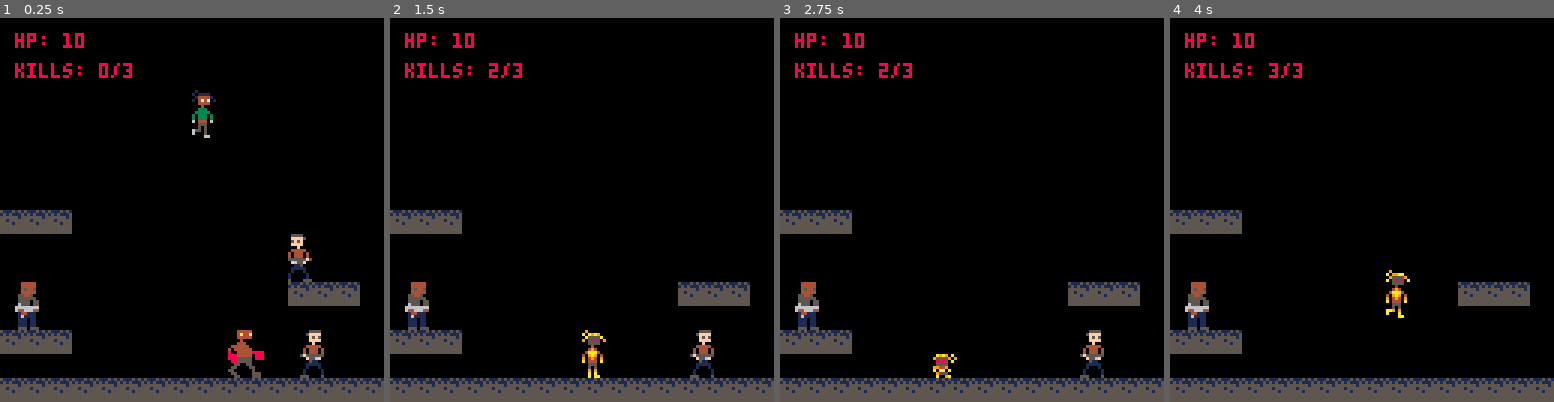
Above: before the commit, frames 1-4 (left to right).
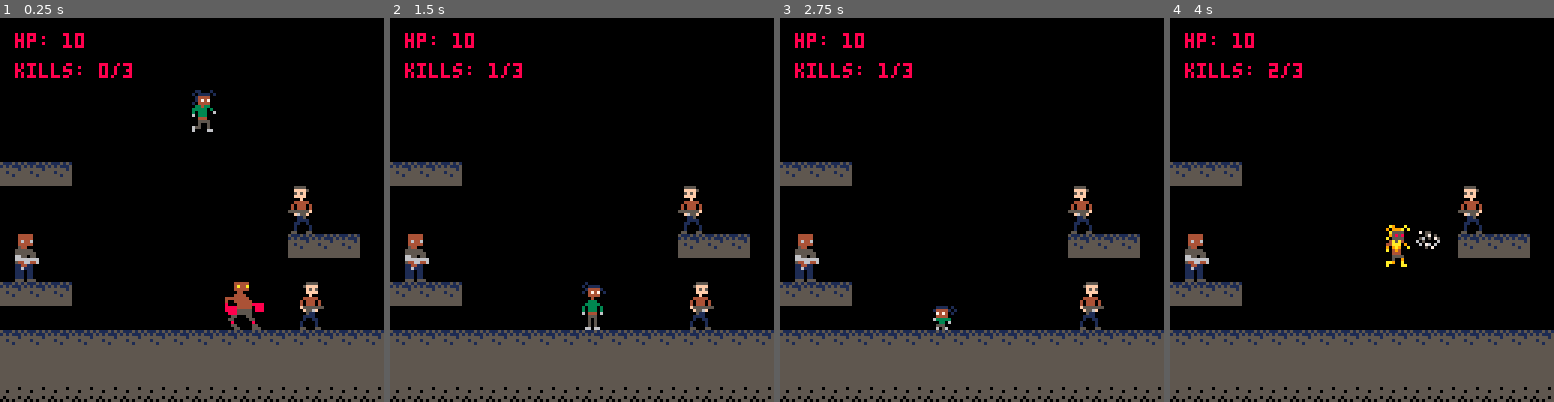
Above: after the commit, the same moments.

Repository: xMunchy/Mirror_Image
Game: PICO-8 cartridge prog.p8
Two runs of this game, one before a commit and one after it. Both use one fixed random seed, a clock stepped at 60 frames per second and the inputs below.
Inputs:
- Up to frame 1 (0.25 s): no input
- Up to frame 2 (1.5 s): tap O (Z key) at 0.33, 0.7, 1.43 s
- Up to frame 3 (2.75 s): hold Left 1.97-2.37 s; tap O (Z key) at 2.22 s; hold Down from 2.42 s (still down)
- Up to frame 4 (4 s): release Down at 2.82 s; hold Right 2.87-3.53 s; tap O (Z key) at 3.1, 3.98 s; hold Up from 3.58 s (still down)

The runs differ from the first frame. In frame 1, 21% of the frame differs, in the area x 0-100%, y 18-100%; in frame 2, 21%; in frame 3, 20%; in frame 4, 21%.

Commit message:
Updated sprites
imported Erica's sprites

Co-Authored-By: Erica Lauren Cherrington <aericalauren@users.noreply.github.com>

Diff:
--- a/prog.p8
+++ b/prog.p8
@@ -58,7 +58,7 @@
  player.crouchw = 8 --size by pixels
  player.crouchh = 8
  player.crouch_speed = 16
- player.jump_s = 4 --sprite
+ player.jump_s = 5 --sprite
  player.jump_w = 1 --sprite size
  player.jump_h = 2
  player.jumpw = 8 --size by pixels
@@ -69,13 +69,13 @@
  player.evil_standw = 8
  player.evil_standh = 16
  player.evil_stand_speed = 32
- player.evil_crouch_s = 49 --sprite
+ player.evil_crouch_s = 33 --sprite
  player.evil_crouch_w = 1 --sprite size
  player.evil_crouch_h = 1
  player.evil_crouchw = 8
  player.evil_crouchh = 8
  player.evil_crouch_speed = 16
- player.evil_jump_s = 34 --sprite
+ player.evil_jump_s = 36 --sprite
  player.evil_jump_w = 1 --sprite size
  player.evil_jump_h = 2
  player.evil_jumpw = 8 --size by pixels
@@ -87,7 +87,7 @@
 
  -- player blasts --
  blast = {}
- blast.s = 5
+ blast.s = 16
  blast.s_w = 1
  blast.s_h = 1
  blast.w = 8 --size by pixels
@@ -115,7 +115,7 @@
  pot_kills += potk
  -- enemies --
  enemy = {} --kind 1 ez, 2 med, 3 hard
- enemy.s = {6,7,8}
+ enemy.s = {7,8,9}
  enemy.s_w = {1,1,2} --sprite size
  enemy.s_h = {2,2,2}
  enemy.w = {7,7,12} --size by pixels
@@ -126,10 +126,10 @@
 function spawn(lvl)
  if lvl==1 then
   --spawn enemies
-  make_enemy(1,96,72,false)
-  make_enemy(2,5,88,true)
-  make_enemy(3,72,104,true)
-  make_enemy(1,100,104,true)
+  make_enemy(1,96,56,false)
+  make_enemy(2,5,72,true)
+  make_enemy(3,72,88,true)
+  make_enemy(1,100,88,true)
  end
 end
 -->8
@@ -674,8 +674,32 @@
 
 
 
+…(24 lines of a section not shown)…
 __gff__
-0000000100000000000000000000000000000000000000000000000000000000000000000000000000000000000000000000000000000000000000000000000000000000000000000000000000000000000000000000000000000000000000000000000000000000000000000000000000000000000000000000000000000000
+0000000100000000000000000000000000000000000000000000000000000000000000000000000000000000000000000000000000000000000000000000000001010101000000000000000000000000010001000000000000000000000000000100000000000000000000000000000000000000000000000000000000000000
 0000000000000000000000000000000000000000000000000000000000000000000000000000000000000000000000000000000000000000000000000000000000000000000000000000000000000000000000000000000000000000000000000000000000000000000000000000000000000000000000000000000000000000
 __map__
 0000000000000000000000000000000000000000000000000000000000000000000000000000000000000000000000000000000000000000000000000000000000000000000000000000000000000000000000000000000000000000000000000000000000000000000000000000000000000000000000000000000000000000
@@ -684,13 +708,13 @@
 0000000000000000000000000000000000000000000000000000000000000000000000000000000000000000000000000000000000000000000000000000000000000000000000000000000000000000000000000000000000000000000000000000000000000000000000000000000000000000000000000000000000000000
 0000000000000000000000000000000000000000000000000000000000000000000000000000000000000000000000000000000000000000000000000000000000000000000000000000000000000000000000000000000000000000000000000000000000000000000000000000000000000000000000000000000000000000
 0000000000000000000000000000000000000000000000000000000000000000000000000000000000000000000000000000000000000000000000000000000000000000000000000000000000000000000000000000000000000000000000000000000000000000000000000000000000000000000000000000000000000000
-0000000000000000000000000000000000000000000000000000000000000000000000000000000000000000000000000000000000000000000000000000000000000000000000000000000000000000000000000000000000000000000000000000000000000000000000000000000000000000000000000000000000000000
-0000000000000000000000000000000000000000000000000000000000000000000000000000000000000000000000000000000000000000000000000000000000000000000000000000000000000000000000000000000000000000000000000000000000000000000000000000000000000000000000000000000000000000
-0303030000000000000000000000000000000000000000000000000000000000000000000000000000000000000000000000000000000000000000000000000000000000000000000000000000000000000000000000000000000000000000000000000000000000000000000000000000000000000000000000000000000000
-0000000000000000000000000000000000000000000000000000000000000000000000000000000000000000000000000000000000000000000000000000000000000000000000000000000000000000000000000000000000000000000000000000000000000000000000000000000000000000000000000000000000000000
-0000000000000000000000000000000000000000000000000000000000000000000000000000000000000000000000000000000000000000000000000000000000000000000000000000000000000000000000000000000000000000000000000000000000000000000000000000000000000000000000000000000000000000
-0000000000000000000000000303030000000000000000000000000000000000000000000000000000000000000000000000000000000000000000000000000000000000000000000000000000000000000000000000000000000000000000000000000000000000000000000000000000000000000000000000000000000000
-0000000000000000000000000000000000000000000000000000000000000000000000000000000000000000000000000000000000000000000000000000000000000000000000000000000000000000000000000000000000000000000000000000000000000000000000000000000000000000000000000000000000000000
-0303030000000000000000000000000000000000000000000000000000000000000000000000000000000000000000000000000000000000000000000000000000000000000000000000000000000000000000000000000000000000000000000000000000000000000000000000000000000000000000000000000000000000
-0000000000000000000000000000000000000000000000000000000000000000000000000000000000000000000000000000000000000000000000000000000000000000000000000000000000000000000000000000000000000000000000000000000000000000000000000000000000000000000000000000000000000000
-0303030303030303030303030303030300000000000000000000000000000000000000000000000000000000000000000000000000000000000000000000000000000000000000000000000000000000000000000000000000000000000000000000000000000000000000000000000000000000000000000000000000000000
+4040400000000000000000000000000000000000000000000000000000000000000000000000000000000000000000000000000000000000000000000000000000000000000000000000000000000000000000000000000000000000000000000000000000000000000000000000000000000000000000000000000000000000
+0000000000000000000000000000000000000000000000000000000000000000000000000000000000000000000000000000000000000000000000000000000000000000000000000000000000000000000000000000000000000000000000000000000000000000000000000000000000000000000000000000000000000000
+0000000000000000000000000000000000000000000000000000000000000000000000000000000000000000000000000000000000000000000000000000000000000000000000000000000000000000000000000000000000000000000000000000000000000000000000000000000000000000000000000000000000000000
+0000000000000000000000004040400000000000000000000000000000000000000000000000000000000000000000000000000000000000000000000000000000000000000000000000000000000000000000000000000000000000000000000000000000000000000000000000000000000000000000000000000000000000
+0000000000000000000000000000000000000000000000000000000000000000000000000000000000000000000000000000000000000000000000000000000000000000000000000000000000000000000000000000000000000000000000000000000000000000000000000000000000000000000000000000000000000000
+4040400000000000000000000000000000000000000000000000000000000000000000000000000000000000000000000000000000000000000000000000000000000000000000000000000000000000000000000000000000000000000000000000000000000000000000000000000000000000000000000000000000000000
+0000000000000000000000000000000000000000000000000000000000000000000000000000000000000000000000000000000000000000000000000000000000000000000000000000000000000000000000000000000000000000000000000000000000000000000000000000000000000000000000000000000000000000
+4040404040404040404040404040404000000000000000000000000000000000000000000000000000000000000000000000000000000000000000000000000000000000000000000000000000000000000000000000000000000000000000000000000000000000000000000000000000000000000000000000000000000000
+5050505050505050505050505050505000000000000000000000000000000000000000000000000000000000000000000000000000000000000000000000000000000000000000000000000000000000000000000000000000000000000000000000000000000000000000000000000000000000000000000000000000000000
+6060606060606060606060606060606000000000000000000000000000000000000000000000000000000000000000000000000000000000000000000000000000000000000000000000000000000000000000000000000000000000000000000000000000000000000000000000000000000000000000000000000000000000
Not shown, changed: 56 lines of the sprite sheet (__gfx__) section of prog.p8
